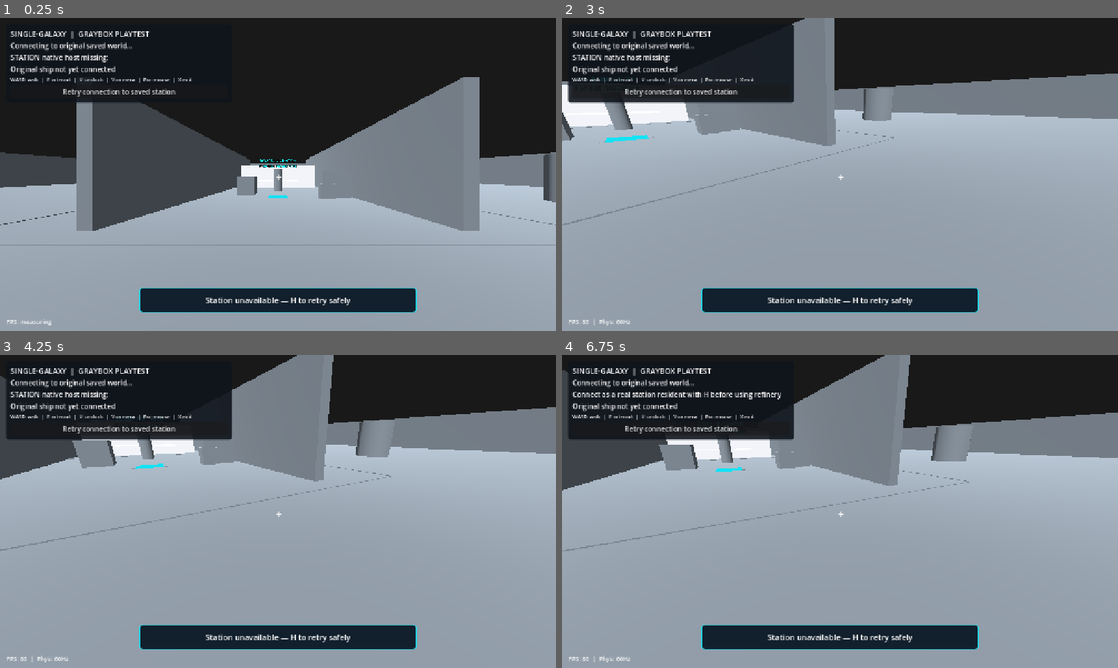
Above: before the commit, frames 1-4 (two rows, left to right).
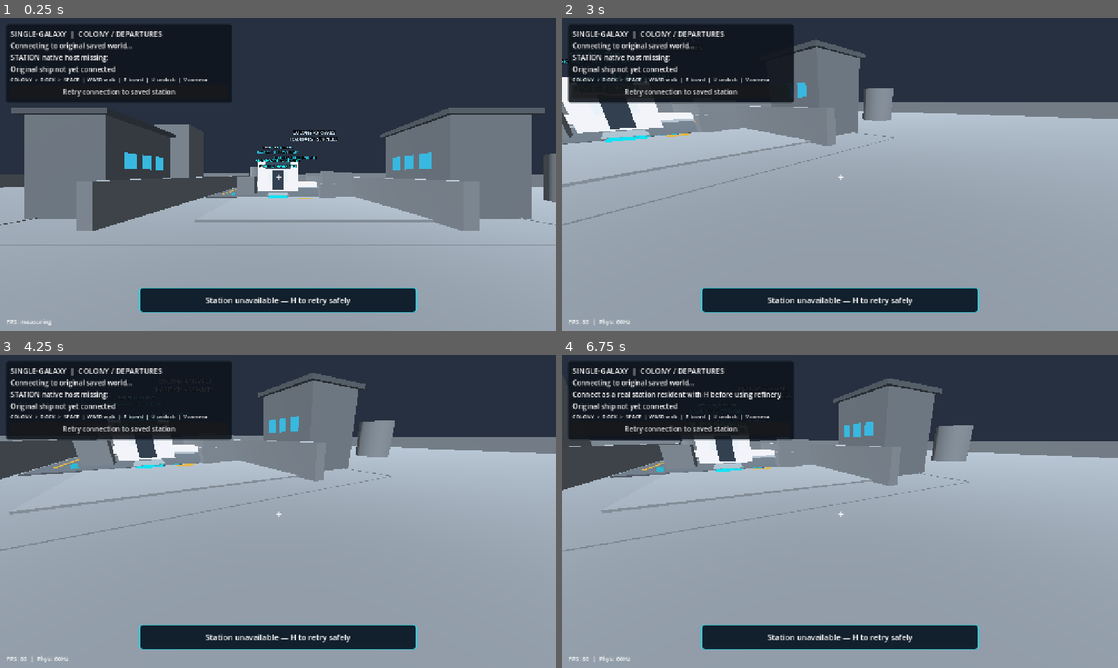
Above: after the commit, the same moments.

Repository: vjmichael/Single-galaxy
Game: Godot game, scene res://world/main.tscn
The game is run twice, just before and just after one commit, with the same random seed, the same clock (stepped at 60 frames per second) and the same inputs.
Inputs (mouse positions are in pixels of both pictures, inside the frame that each line leads up to):
- Up to frame 1 (0.25 s): no input
- Up to frame 2 (3 s): click "Retry connection to saved sta…" at 0.5 s; click "Retry connection to saved sta…" at 1.25 s; click "Retry connection to saved sta…" at 2 s; tap Enter at 2.75 s; move the mouse to (867, 174) at 2.77 s; hold W (fps_forward) from 2.78 s (still down); tap E (fps_inspect) at 2.85 s; click (867, 174) at 2.92 s
- Up to frame 3 (4.25 s): keep holding W (fps_forward); tap Space (fps_jump) at 3.02, 3.5, 3.77 s; move the mouse to (250, 511) at 3.52 s; tap Shift (fps_run) at 3.6 s; click (250, 511) at 3.67 s
- Up to frame 4 (6.75 s): keep holding W (fps_forward); tap Enter at 4.25, 5.75 s; move the mouse to (851, 505) at 4.27 s; tap G (ship_dock) at 4.35 s; click (851, 505) at 4.42 s; tap Space (fps_jump) at 5, 5.27, 6.02, 6.5 s; move the mouse to (834, 517) at 5.02 s; tap U (ship_undock) at 5.1 s; click (834, 517) at 5.17 s; move the mouse to (878, 514) at 5.77 s; tap V at 5.85 s; click (878, 514) at 5.92 s; move the mouse to (795, 508) at 6.52 s; tap R at 6.6 s; click (795, 508) at 6.67 s

The runs differ from the first frame. In frame 1, 36% of the frame differs, in the area x 0-100%, y 0-66%; in frame 2, 18%; in frame 3, 16%; in frame 4, 17%.

Commit message:
FP3D-COLONY-01 [skip ci]: open-air gray colony plaza and real docked white spacecraft at native hatch; preserve C++ station coords and controls

Diff:
--- a/desktop_godot/world/main.gd
+++ b/desktop_godot/world/main.gd
@@ -9,6 +9,7 @@
 const REFINERY_TERMINAL_UI := preload("res://world/refinery_terminal_ui.gd")
 const FLIGHT_INSTRUMENTS := preload("res://world/native_flight_instruments.gd")
 const INTERACTION_PROMPTS := preload("res://world/interaction_prompts.gd")
+const COLONY_DOCK_LAYOUT := preload("res://world/colony_dock_layout.gd")
 const STATION_GRAY := Color(0.47, 0.51, 0.55, 1.0)
 const SHIP_WHITE := Color(0.96, 0.97, 0.99, 1.0)
 # Visual capsule center for 1.75 m tall collider; original C++ X/Z unchanged.
@@ -72,6 +73,9 @@
 	_geometry_parent = station_space
 	_build_station()
 	_build_objects()
+	# Procedural, visual-only colony -> dock -> berth transition. Native
+	# station-person coordinates, SQLite ownership and boarding are unchanged.
+	COLONY_DOCK_LAYOUT.build(station_space)
 	ship_space = Node3D.new()
 	ship_space.name = "ShipInterior_Prototype"
 	add_child(ship_space)
@@ -145,7 +149,7 @@
 func _setup_environment() -> void:
 	var env := Environment.new()
 	env.background_mode = Environment.BG_COLOR
-	env.background_color = Color(0.10, 0.10, 0.10)
+	env.background_color = Color(0.15, 0.19, 0.25)
 	env.ambient_light_source = Environment.AMBIENT_SOURCE_COLOR
 	env.ambient_light_color = Color(0.63, 0.63, 0.63)
 	env.ambient_light_energy = 0.7
@@ -214,16 +218,19 @@
 
 func _build_station() -> void:
 	_solid_box("Station floor", Vector3(0, -0.25, 0), Vector3(64, 0.5, 64))
-	# Four outer boundaries: no holes in the play test area.
-	_solid_box("North perimeter", Vector3(0, 2.0, -32), Vector3(64, 4, 0.5))
-	_solid_box("South perimeter", Vector3(0, 2.0, 32), Vector3(64, 4, 0.5))
-	_solid_box("East perimeter", Vector3(32, 2.0, 0), Vector3(0.5, 4, 64))
-	_solid_box("West perimeter", Vector3(-32, 2.0, 0), Vector3(0.5, 4, 64))
-	# Wide-open doorway and a simple accessible station corridor.
-	_solid_box("Hall west wall", Vector3(-5.0, 2.0, -7), Vector3(0.4, 4, 28))
-	_solid_box("Hall east wall", Vector3(5.0, 2.0, -7), Vector3(0.4, 4, 28))
-	_solid_box("Control room west", Vector3(-14, 2.0, -22), Vector3(18, 4, 0.4))
-	_solid_box("Control room east", Vector3(14, 2.0, -22), Vector3(18, 4, 0.4))
+	# Open-air surface colony: perimeter barriers, rather than a giant
+	# enclosed box. The native +/-5 m corridor remains the REAL walk fence.
+	_solid_box("North perimeter", Vector3(0, 0.75, -32), Vector3(64, 1.5, 0.5))
+	_solid_box("South perimeter", Vector3(0, 0.75, 32), Vector3(64, 1.5, 0.5))
+	_solid_box("East perimeter", Vector3(32, 0.75, 0), Vector3(0.5, 1.5, 64))
+	_solid_box("West perimeter", Vector3(-32, 0.75, 0), Vector3(0.5, 1.5, 64))
+	# These gray low walls correspond to the existing original C++ native
+	# hallway blockers at x=-5m and x=+5m. The colony blocks beyond are
+	# visual skyline, not pass-through colliding fake structures.
+	_solid_box("Hall west wall", Vector3(-5.0, 0.65, -7), Vector3(0.4, 1.3, 28))
+	_solid_box("Hall east wall", Vector3(5.0, 0.65, -7), Vector3(0.4, 1.3, 28))
+	_solid_box("Control room west", Vector3(-14, 0.8, -22), Vector3(18, 1.6, 0.4))
+	_solid_box("Control room east", Vector3(14, 0.8, -22), Vector3(18, 1.6, 0.4))
 	_solid_box("Hangar gangway", Vector3(0, 0.015, -4.5), Vector3(1.6, 0.03, 9))
 	# Visual marker only. The original host authorizes access at (3m,0m).
 	_solid_box("Station refinery terminal (R)", Vector3(3.0, 0.85, 0), Vector3(0.65, 1.7, 0.65))
@@ -249,12 +256,15 @@
 	_solid_box("Resource crate 01", Vector3(-2.3, 0.65, -2.5), Vector3(1.3, 1.3, 1.3))
 	_solid_box("Resource crate 02", Vector3(3, 0.45, 0), Vector3(0.9, 0.9, 0.9))
 	_solid_cylinder("Asteroid sample", Vector3(16, 1.3, 2), 2.6, 1.35)
-	# A silhouette made from boxes to prove scale and collision, not an asset pipeline.
-	# Visible hull aligned to the station hangar corridor. Boarding authority
-	# remains the original native (0,0) hatch, NOT a local mesh hitbox.
-	_solid_box("Docked owned ship hull (visual)", Vector3(0, 1.25, -11.0), Vector3(8, 2.5, 3.2))
-	_solid_box("Ship wing L (visual)", Vector3(0, 0.65, -14.0), Vector3(4.2, 0.4, 4.0))
-	_solid_box("Ship wing R (visual)", Vector3(0, 0.65, -8.0), Vector3(4.2, 0.4, 4.0))
+	# Actual original owned ShipID is now legible as a white landed craft on
+	# the DOCK deck, within sight of colony arrival and its native boarding
+	# checkpoint. The dark canopy/landing legs live in visual-only layout data.
+	# BOARD is still granted ONLY by original C++ at station (0,0).
+	_solid_box("Docked owned ship hull (visual)", Vector3(0, 1.34, -4.90), Vector3(3.0, 2.35, 4.0))
+	_solid_box("Ship wing L (visual)", Vector3(-2.05, 0.67, -5.35), Vector3(2.4, 0.35, 2.7))
+	_solid_box("Ship wing R (visual)", Vector3(2.05, 0.67, -5.35), Vector3(2.4, 0.35, 2.7))
+	# The original refinery terminal remains x=3m,z=0. Dock service
+	# consoles are decorative; don't invent a second authoritative control.
 	_solid_box("Docking control console", Vector3(3.9, 0.8, -0.5), Vector3(1.3, 1.6, 1.0))
 	# Nonblocking floor marker aligned with native station hangar threshold.
 	var hatch := MeshInstance3D.new()
@@ -275,7 +285,7 @@
 	_geometry_parent.add_child(hatch)
 	var beacon := Label3D.new()
 	beacon.name = "BoardingHatch_WorldSign_VisualOnly"
-	beacon.text = "BOARDING HATCH\nE WHEN PROMPTED"
+	beacon.text = "SHIP BOARDING POINT\nE WHEN PROMPTED"
 	beacon.position = Vector3(0.0, 2.15, 0.0)
 	beacon.billboard = BaseMaterial3D.BILLBOARD_ENABLED
 	beacon.pixel_size = 0.006
@@ -414,20 +424,20 @@
 	contents.add_theme_constant_override("separation", 4)
 	panel.add_child(contents)
 	var title := Label.new()
-	title.text = "SINGLE-GALAXY  |  GRAYBOX PLAYTEST"
+	title.text = "SINGLE-GALAXY  |  COLONY / DEPARTURES"
 	title.add_theme_font_size_override("font_size", 17)
 	contents.add_child(title)
 	scope_label = Label.new()
 	scope_label.text = "Connecting to original saved world..."
 	contents.add_child(scope_label)
 	native_label = Label.new()
-	native_label.text = "Connecting to your saved station automatically..."
+	native_label.text = "COLONY — connecting to your saved world..."
 	contents.add_child(native_label)
 	ship_label = Label.new()
 	ship_label.text = "Original ship not yet connected"
 	contents.add_child(ship_label)
 	status_label = Label.new()
-	status_label.text = "WASD walk  |  E interact  |  U undock  |  V camera  |  Esc mouse  |  X exit"
+	status_label.text = "COLONY  >  DOCK  >  SPACE  |  WASD walk  |  E board  |  U undock  |  V camera"
 	status_label.add_theme_font_size_override("font_size", 12)
 	contents.add_child(status_label)
 	for line in [scope_label, native_label, ship_label, status_label]:
